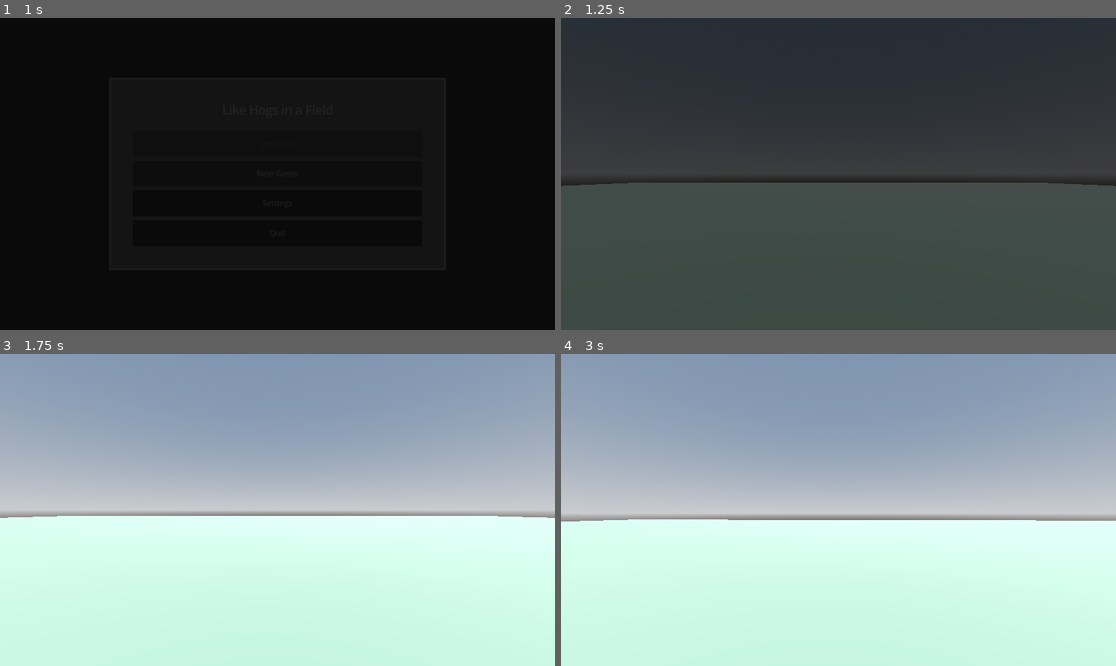
Above: before the commit, frames 1-4 (two rows, left to right).
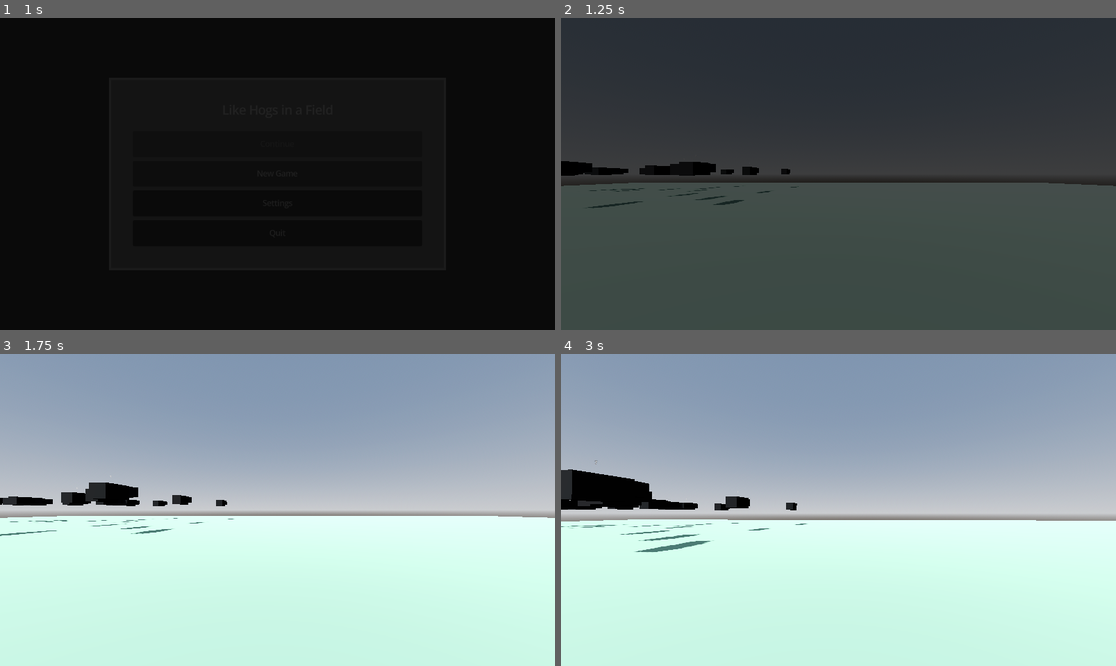
Above: after the commit, the same moments.

Repository: Traeves/like-hogs-in-a-field
Game: Godot game, scene res://Scenes/title_screen.tscn
Two runs of this game, one before a commit and one after it. Both use one fixed random seed, a clock stepped at 60 frames per second and the inputs below.
Inputs (mouse positions are in pixels of both pictures, inside the frame that each line leads up to):
- Up to frame 1 (1 s): click "New Game" at 0.5 s
- Up to frame 2 (1.25 s): no input
- Up to frame 3 (1.75 s): tap Enter (ui_accept) at 1.25 s; move the mouse to (305, 510) at 1.27 s; hold W (move_forward) from 1.28 s (still down); click (305, 510) at 1.42 s; tap Space (jump) at 1.52 s
- Up to frame 4 (3 s): keep holding W (move_forward); move the mouse to (810, 510) at 2.02 s; tap Space (jump) at 2.27 s; move the mouse to (849, 503) at 2.77 s

Frame 1 is identical in both runs. In frame 2, 1.2% of the frame differs, in the area x 0-43%, y 45-62%; in frame 3, 1.4%; in frame 4, 2.6%, in the area x 0-45%, y 34-64%.

Commit message:
Added Herd AI
Hogs now stay together and avoid each other

Diff:
--- a/Scenes/demo_scene.tscn
+++ b/Scenes/demo_scene.tscn
@@ -3,7 +3,8 @@
 [ext_resource type="Script" uid="uid://brdi8v4i6ox7k" path="res://Scripts/Environments/demo_scene.gd" id="1_2ih46"]
 [ext_resource type="PackedScene" uid="uid://tjoofjhyngex" path="res://Scenes/player.tscn" id="2_51fmb"]
 [ext_resource type="PackedScene" uid="uid://dgsdyf2nds2e2" path="res://Scenes/pause_screen.tscn" id="3_ww542"]
-[ext_resource type="PackedScene" uid="uid://m0bvn66oc0nk" path="res://Scenes/hog.tscn" id="4_51fmb"]
+[ext_resource type="PackedScene" uid="uid://ducdson6ulxgm" path="res://Scenes/herd_anchor.tscn" id="4_51fmb"]
+[ext_resource type="PackedScene" uid="uid://m0bvn66oc0nk" path="res://Scenes/hog.tscn" id="5_ww542"]
 
 [sub_resource type="ProceduralSkyMaterial" id="ProceduralSkyMaterial_ck0va"]
 sky_horizon_color = Color(0.66224277, 0.6717428, 0.6867428, 1)
@@ -54,8 +55,9 @@
 
 [node name="PauseScreen" parent="." unique_id=1459214023 instance=ExtResource("3_ww542")]
 
-[node name="Hog" parent="." unique_id=2019938320 instance=ExtResource("4_51fmb")]
-transform = Transform3D(1, 0, 0, 0, 1, 0, 0, 0, 1, -15, 0, 0)
+[node name="PlayerSpawn" type="Marker3D" parent="." unique_id=1081996647]
+transform = Transform3D(1, 0, 0, 0, 1, 0, 0, 0, 1, 0, 1, 0)
 
-[node name="Marker3D" type="Marker3D" parent="." unique_id=1081996647]
-transform = Transform3D(1, 0, 0, 0, 1, 0, 0, 0, 1, 0, 1, 0)
+[node name="HerdAnchor" parent="." unique_id=230766881 instance=ExtResource("4_51fmb")]
+transform = Transform3D(1, 0, 0, 0, 1, 0, 0, 0, 1, -24, 2, -26)
+animal_scene = ExtResource("5_ww542")
--- /dev/null
+++ b/Scenes/herd_anchor.tscn
@@ -0,0 +1,6 @@
+[gd_scene format=3 uid="uid://ducdson6ulxgm"]
+
+[ext_resource type="Script" uid="uid://cly23nuu4lry0" path="res://Scripts/Utility/herd_anchor.gd" id="1_yljq3"]
+
+[node name="HerdAnchor" type="Marker3D" unique_id=230766881 groups=["HerdAnchors"]]
+script = ExtResource("1_yljq3")
--- a/Scenes/hog.tscn
+++ b/Scenes/hog.tscn
@@ -16,6 +16,12 @@
 [sub_resource type="BoxMesh" id="BoxMesh_2toq1"]
 material = ExtResource("2_8ymew")
 size = Vector3(1, 0.7, 0.8)
+
+[sub_resource type="BoxMesh" id="BoxMesh_m65s8"]
+size = Vector3(0.2, 0.2, 1)
+
+[sub_resource type="PrismMesh" id="PrismMesh_wcg7b"]
+size = Vector3(0.4, 0.4, 0.4)
 
 [sub_resource type="Animation" id="Animation_m65s8"]
 length = 0.001
@@ -56,11 +62,14 @@
 
 [node name="Hog" type="CharacterBody3D" unique_id=338020567 groups=["Hogs"]]
 collision_layer = 2
-collision_mask = 15
+collision_mask = 3
 script = ExtResource("1_2toq1")
 metadata/_edit_group_ = true
 
 [node name="HerdSensingArea" type="Area3D" parent="." unique_id=818405216]
+transform = Transform3D(1, 0, 0, 0, 1, 0, 0, 0, 1, 0, 1, 0)
+collision_layer = 0
+collision_mask = 2
 
 [node name="CollisionShape3D" type="CollisionShape3D" parent="HerdSensingArea" unique_id=2093304371]
 shape = SubResource("CylinderShape3D_8ymew")
@@ -90,6 +99,18 @@
 depth = 2.0
 polygon = PackedVector2Array(0, -3, -8, -8, -13, -6, -15, -1, -14, 6, -12, 10, -8, 13, 0, 15, 8, 13, 12, 10, 14, 6, 15, -1, 14, -6, 8, -8)
 
+[node name="VelocityArrow" type="Node3D" parent="Pivot" unique_id=1357090376]
+transform = Transform3D(1, 0, 0, 0, 1, 0, 0, 0, 1, 0, 1.6, -1.4)
+visible = false
+
+[node name="MeshInstance3D" type="MeshInstance3D" parent="Pivot/VelocityArrow" unique_id=1839999587]
+transform = Transform3D(1, 0, 0, 0, 1, 0, 0, 0, 1, 0, 0, -0.5)
+mesh = SubResource("BoxMesh_m65s8")
+
+[node name="MeshInstance3D2" type="MeshInstance3D" parent="Pivot/VelocityArrow" unique_id=1379362980]
+transform = Transform3D(1, 0, 0, 0, -4.371139e-08, 1, 0, -1, -4.371139e-08, 0, 0, -1)
+mesh = SubResource("PrismMesh_wcg7b")
+
 [node name="AnimationPlayer" type="AnimationPlayer" parent="." unique_id=152704921]
 libraries/ = SubResource("AnimationLibrary_uk2sk")
 autoplay = &"idle"
@@ -98,5 +119,9 @@
 one_shot = true
 autostart = true
 
-[connection signal="body_entered" from="Pivot/Head/ScareDetectionArea" to="." method="_on_scare_detection_area_body_entered"]
-[connection signal="body_exited" from="Pivot/Head/ScareDetectionArea" to="." method="_on_scare_detection_area_body_exited"]
+[node name="AgeLabel" type="Label3D" parent="." unique_id=2056030404]
+transform = Transform3D(1, 0, 0, 0, 1, 0, 0, 0, 1, 0, 2, 0)
+text = "Test"
+
+[connection signal="body_entered" from="HerdSensingArea" to="." method="_on_herd_sensing_body_entered"]
+[connection signal="body_exited" from="HerdSensingArea" to="." method="_on_herd_sensing_body_exited"]
--- a/Scripts/Entities/hog.gd
+++ b/Scripts/Entities/hog.gd
@@ -3,65 +3,97 @@
 enum HogState {
 	GRAZE,
 	WANDER,
-	PANICKED,
+	FLEE,
 	DEAD,
 }
 
 @export_category("Speeds")
-@export var wander_speed : float = 2.0
+@export var walk_speed : float = 2.0
 @export var max_wander_radius : float = 5.0
-@export var panicked_speed : float = 5.0
+@export var run_speed : float = 5.0
 @export var turn_speed: float = 5.0
 
 @export_category("Herd Weights")
 @export var seperation_weight: float = 1.5
 @export var alignment_weight: float = 1.0
 @export var cohesion_weight: float = 1.0
+@export var flee_weight: float = 3.0 #Fleeing danger should be highest priority
+## Age ranges from 0-10
+@export var age: int = 10
+@export var herd_center : Node3D
 
 @onready var pivot = $Pivot
 @onready var state_timer = $StateTimer
 @onready var animation = $AnimationPlayer
-@onready var stop_moving = $StopMovingTimer
-@onready var graze = $GrazeTimer
-@onready var panicked = $PanickedTimer
+@onready var herd_sensing = $HerdSensingArea
+@onready var age_label = $AgeLabel
 
-var current_state
-
-var direction : Vector3 = Vector3.ZERO
-
+var current_state = HogState.GRAZE
 var running_from : Node3D
-
 var target_position : Vector3
+var danger_position : Vector3
+var neighbors : Array[CharacterBody3D]
+var graze_radius
 
 
+func _ready():
+	state_timer.timeout.connect(_on_state_timer_timeout)
+	#herd_sensing.body_entered.connect(_on_herd_sensing_body_entered)
+	#herd_sensing.body_exited.connect(_on_herd_sensing_body_exited)
+	age_label.text = str(age)
+	find_herd_center()
+	start_grazing()
+
+func find_herd_center():
+	if herd_center == null:
+		var found_anchor = get_tree().get_first_node_in_group("HerdAnchors")
+		var herd_anchors = get_tree().get_nodes_in_group("HerdAnchors")
+		for anchors in herd_anchors:
+			if found_anchor == anchors:
+				continue
+			if (
+					anchors.global_position.distance_squared_to(global_position)
+					< found_anchor.global_position.distance_squared_to(global_position)
+			):
+				found_anchor = anchors
+	else:
+		graze_radius = herd_center.herd_radius
+	graze_radius = herd_center.herd_radius
 
 
-func _ready() -> void:
-	current_state = HogState.GRAZE
-	state_timer.timeout.connect(_on_state_timer_timeout)
-
-
-func _physics_process(delta: float) -> void:
-	#var temp_velocity = Vector3.ZERO
-
+func _physics_process(delta: float):
 	match current_state:
 		HogState.GRAZE:
 			velocity = Vector3.ZERO
 		HogState.WANDER:
-			direction = global_position.direction_to(target_position)
+			var wander_direction = global_position.direction_to(target_position)
+			wander_direction.y = 0
 
-			direction.y = 0
-			direction = direction.normalized()
+			var seperation_direction = Vector3.ZERO
 
-			velocity = direction * wander_speed
+			for neighbor in neighbors:
+				if global_position.distance_squared_to(neighbor.global_position) < 2.0:
+					seperation_direction += global_position.direction_to(neighbor.global_position)
+			seperation_direction.y = 0
 
-			if global_position.distance_to(target_position) < 0.5:
+			var final_dir = (wander_direction.normalized() + (seperation_direction * 2.0)).normalized()
+			velocity = final_dir * walk_speed
+
+			if global_position.distance_squared_to(target_position) < 1.0:
 				start_grazing()
-		HogState.PANICKED:
-			pass
+		HogState.FLEE:
+			var boids_direction = calculate_boids()
+			var flee_direction = global_position.direction_to(danger_position) * -1
+			flee_direction.y = 0
+
+			var final_dir = (boids_direction +
+					(flee_direction.normalized() * flee_weight)).normalized()
+
+			velocity = final_dir * run_speed
 		HogState.DEAD:
 			pass
 
+	# Adding the gravity
 	if not is_on_floor():
 		velocity += get_gravity() * delta
 
@@ -77,6 +109,52 @@
 		pivot.rotation.y = lerp_angle(pivot.rotation.y, target_rotation_y, turn_speed * delta)
 
 
+func calculate_boids() -> Vector3:
+	if neighbors.is_empty():
+		return Vector3.ZERO
+
+	var seperation = Vector3.ZERO
+	var alignment = Vector3.ZERO
+	var center_of_mass = Vector3.ZERO
+
+	var total_influence = 0.0
+
+	for neighbor in neighbors:
+		# Seperation
+		if global_position.distance_squared_to(neighbor.global_position) < 4.0:
+			seperation += global_position.direction_to(neighbor.global_position) * -1
+
+		# Influence (Based on age)
+		var influence = 1.0
+		if neighbor.age > age:
+			influence = 5.0
+		elif neighbor.age < age:
+			influence = 0.2
+
+		# Alignment
+		alignment += neighbor.velocity * influence
+
+		# Cohesion
+		center_of_mass += neighbor.global_position * influence
+
+		total_influence += influence
+
+	if total_influence > 0:
+		alignment = alignment / total_influence
+		center_of_mass = center_of_mass / total_influence
+
+	var cohesion = global_position.direction_to(center_of_mass)
+
+	var final_direction = (
+		(seperation * seperation_weight) +
+		(alignment * alignment_weight) +
+		(cohesion * cohesion_weight)
+	)
+
+	final_direction.y = 0
+	return final_direction.normalized()
+
+
 func start_grazing():
 	current_state = HogState.GRAZE
 	#play grazing animation
@@ -87,54 +165,34 @@
 	current_state = HogState.WANDER
 	#play walking animation
 	var random_offset = Vector3(
-		randf_range(-max_wander_radius, max_wander_radius),
-		0,
-		randf_range(-max_wander_radius, max_wander_radius)
+			randf_range(-graze_radius, graze_radius),
+			0,
+			randf_range(-graze_radius, graze_radius)
 	)
-	target_position = global_position + random_offset
 
-	state_timer.start(5.0)
+	if herd_center:
+		target_position = herd_center.global_position + random_offset
+	else:
+		target_position = global_position + random_offset
+
+	state_timer.start(4.0)
 
 
 func _on_state_timer_timeout():
-	if current_state == HogState.GRAZE:
-		start_wandering()
-	elif current_state == HogState.WANDER:
-		start_grazing()
+	match current_state:
+		HogState.GRAZE:
+			start_wandering()
+		HogState.WANDER:
+			start_grazing()
+		HogState.FLEE:
+			start_grazing()
 
 
-#func _on_graze_timer_timeout() -> void:
-	#direction.x = randf_range(-1.0, 1.0)
-	#direction.z = randf_range(-1.0, 1.0)
-	#stop_moving.start(randi_range(2, 5))
+func _on_herd_sensing_body_entered(body):
+	if body != self and body.is_in_group("Hogs"):
+		neighbors.append(body)
 
 
-#func _on_stop_moving_timer_timeout() -> void:
-	#direction = Vector3.ZERO
-	#animation.play("idle")
-
-
-#func _on_scare_detection_area_body_entered(body: Node3D) -> void:
-	#var non_internal_groups = []
-	#for group in body.get_groups():
-		#if not str(group).begins_with('_'):
-			#non_internal_groups.push_back(group)
-	#if non_internal_groups.has("Player"):
-		#graze.set_paused(true)
-		#stop_moving.set_paused(true)
-		#running_from = body
-		#current_state = HogState.Panicked
-		#direction = body.global_position.direction_to(global_position)
-
-
-#func _on_scare_detection_area_body_exited(body: Node3D) -> void:
-	#if body == running_from:
-		#panicked.start()
-		#print("Escaped")
-
-
-#func _on_panicked_timer_timeout() -> void:
-	#stop_moving.set_paused(false)
-	#graze.set_paused(false)
-	#current_state = HogState.Grazing
-	#graze.timeout.emit()
+func _on_herd_sensing_body_exited(body):
+	if body in neighbors:
+		neighbors.erase(body)
--- a/Scripts/Environments/demo_scene.gd
+++ b/Scripts/Environments/demo_scene.gd
@@ -1,13 +1,13 @@
 extends Node
 
 @export var character_scene : PackedScene
-
+@onready var player_spawn = $PlayerSpawn
 
 
 # Called when the node enters the scene tree for the first time.
 func _ready() -> void:
 	var player = character_scene.instantiate()
-	player.position = $Marker3D.position
+	player.position = player_spawn.position
 	add_child(player)
 
 # Called every frame. 'delta' is the elapsed time since the previous frame.
--- /dev/null
+++ b/Scripts/Utility/herd_anchor.gd
@@ -0,0 +1,32 @@
+extends Marker3D
+
+enum HerdType {
+	## Larger group (5-20) with an elder matriarch leading
+	SOUNDERS,
+	## Smaller group (2-5) with mature adult males
+	BACHELOR
+}
+
+@export var animal_scene: PackedScene
+@export var herd_size: int = 15
+@export var herd_radius: float = 15.0
+@export var herd_type: HerdType = HerdType.SOUNDERS
+
+func _ready() -> void:
+	for i in range(herd_size):
+		var new_animal = animal_scene.instantiate()
+		new_animal.herd_center = self
+		if i < herd_size * 0.2:
+			new_animal.age = randi_range(8, 10)
+		elif i < herd_size * 0.6:
+			new_animal.age = randi_range(3, 7)
+		else:
+			new_animal.age = randi_range(0, 4)
+
+		var random_pos = Vector3(randf_range(-herd_radius, herd_radius),
+				0,
+				randf_range(-herd_radius, herd_radius))
+
+		new_animal.position = global_position + random_pos
+
+		get_parent().add_child.call_deferred(new_animal)
--- a/project.godot
+++ b/project.godot
@@ -25,6 +25,7 @@
 Hogs=""
 Player=""
 Terrain=""
+HerdAnchors=""
 
 [gui]
 
Not shown, added: Scripts/Utility/herd_anchor.gd.uid
